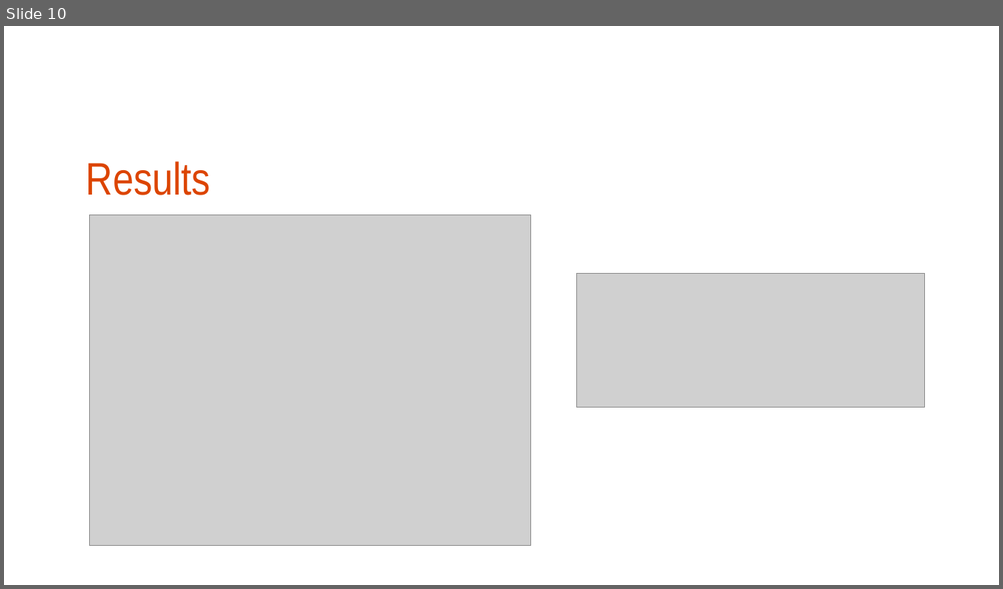
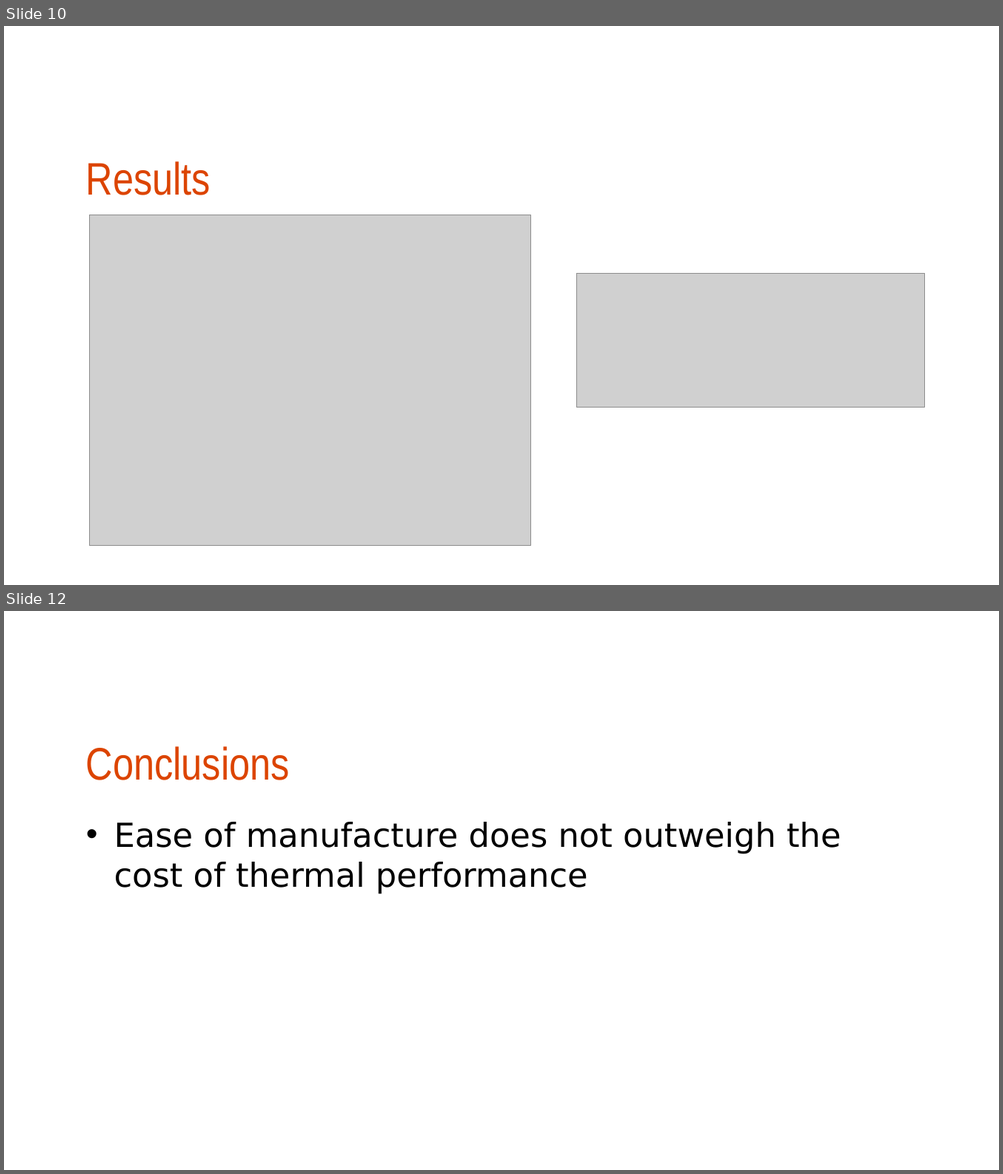
Before and after one commit to warrenau/HT_proj2, a slide deck: HT_proj2_presentation.pptx. Shown one above the other, each under a label of ours: slide 10 before the commit, slides 10 and 12 after it; the slides between them are not shown. The pictures are 1003x589 and 1003x1174 pixels, drawn with LibreOffice and Linux fonts; fonts in the diff are those of the drawing; grey boxes stand for pictures; background and template pictures are left out. Boxes give left, top, right and bottom in pixels: in the first picture for what was removed or moved away, otherwise in the second. Text is boxed around its words. In the diff, an @@ line names an element or a change of style, - is before the commit and + after.

```diff
--- a/HT_proj2_presentation.pptx
+++ b/HT_proj2_presentation.pptx
@@ slide 12 added at (4, 611, 999, 1170), background #FFFFFF @@
@@ title added at (86, 746, 290, 780), 44 pt, text #DC4400 @@
+Conclusions
@@ text added at (114, 822, 841, 894), 32 pt, text #000000 @@
+• Ease of manufacture does not outweigh the cost of thermal performance
```
Also in this commit, not shown: 5 slides changed, 1 other slide added, 3 slides removed.
